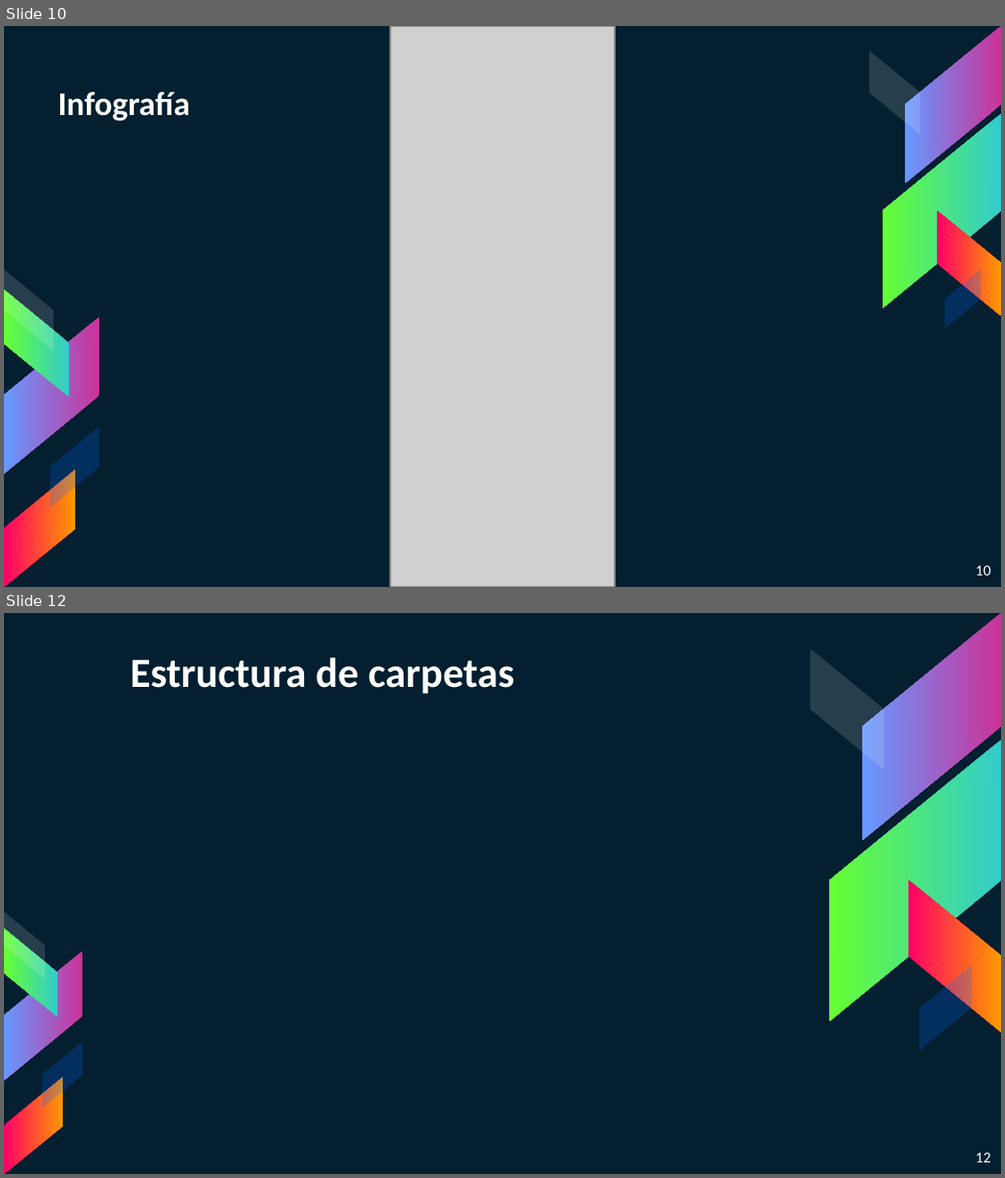
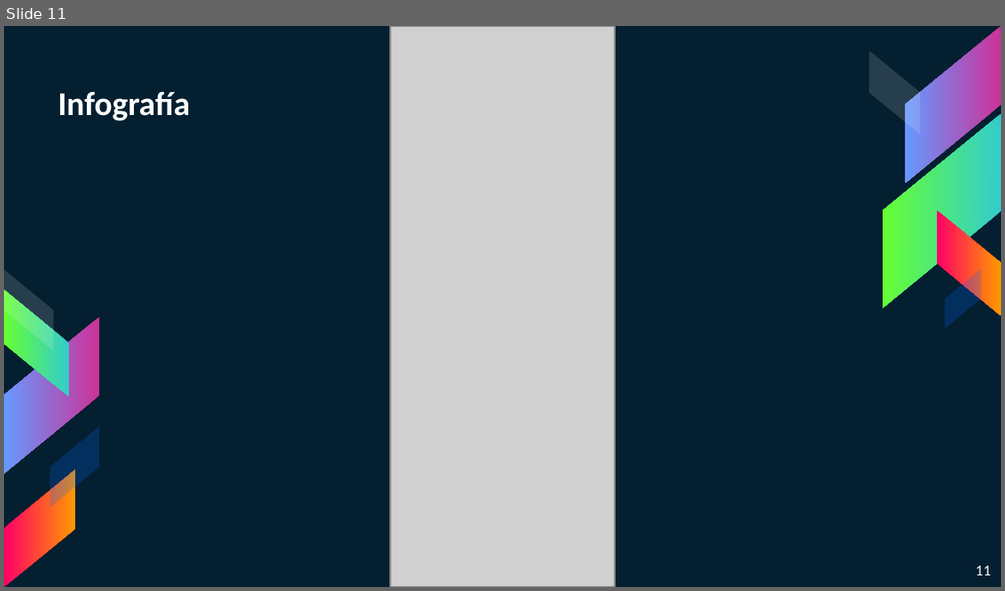
Before and after one commit to LauraCamilaPaez/Microservices-Architecture, a slide deck: power-point/arquitectura de micro servicios.pptx. Shown one above the other, each under a label of ours: slides 10 and 12 before the commit, slide 11 after it; the slides between them are not shown. The pictures are 1005x1178 and 1005x591 pixels, drawn with LibreOffice and Linux fonts; fonts in the diff are those of the drawing; grey boxes stand for pictures; background and template pictures are left out. Boxes give left, top, right and bottom in pixels: in the first picture for what was removed or moved away, otherwise in the second. Text is boxed around its words. In the diff, an @@ line names an element or a change of style, - is before the commit and + after.

```diff
--- a/power-point/arquitectura de micro servicios.pptx
+++ b/power-point/arquitectura de micro servicios.pptx
@@ slide 12 removed at box(4, 613, 1001, 1174), background #041F30 @@
@@ title removed at box(130, 657, 514, 694) @@
-Estructura de carpetas
@@ group removed at box(810, 613, 1001, 1051): 5 parallelograms @@
@@ group removed at box(4, 912, 83, 1173): 5 parallelograms @@
@@ page number removed at box(975, 1152, 990, 1162) @@
-12
@@ what was slide 10 is now slide 11 @@
@@ page number at box(975, 565, 990, 575): text changed @@
-10
+11
```
Also in this commit, not shown: 1 slide changed, 3 other slides removed.
